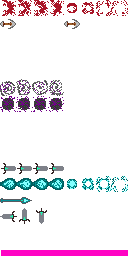
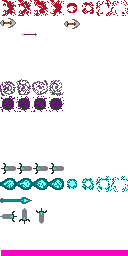
Layer changes from the first 128 × 256 image to the second:
painted on "Background" over [0, 18, 37, 36]
